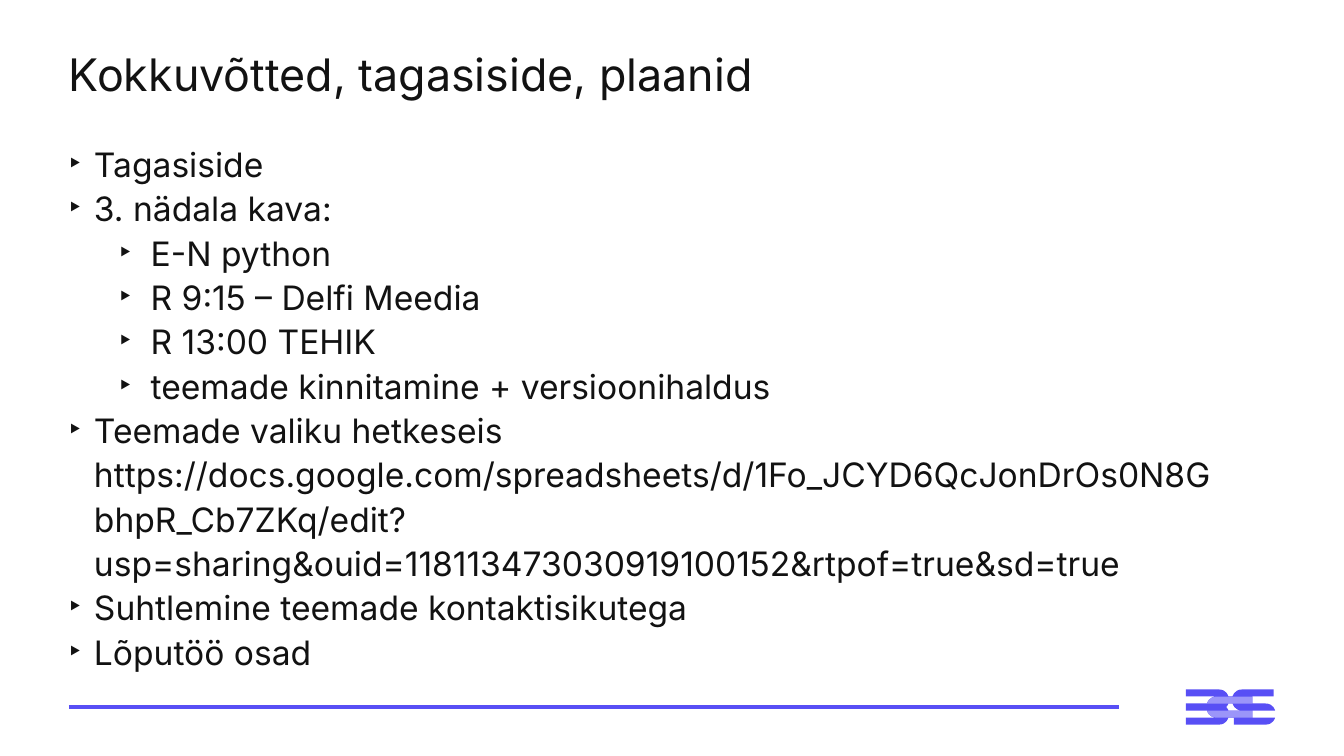
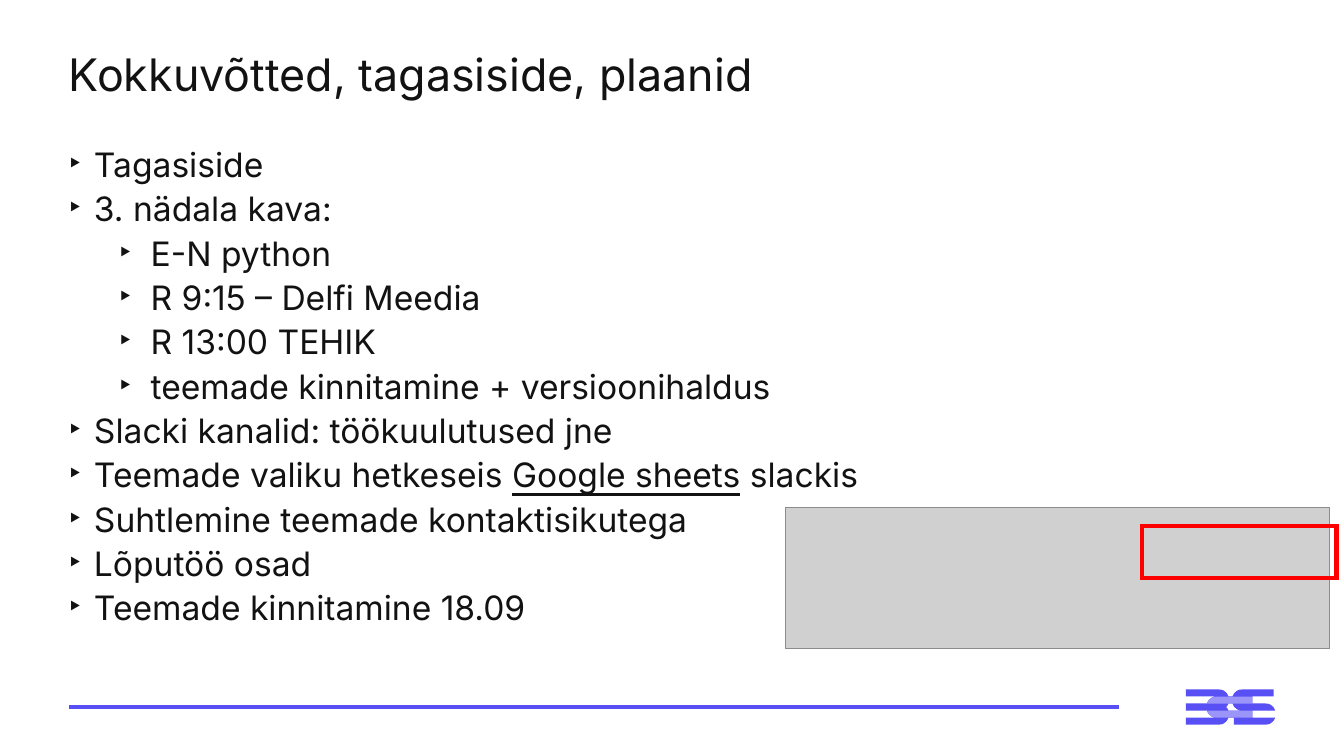
Before and after one commit to emilieabel/andmetarkus, a slide deck: slide 30 of Materjalid/Day10 Andmekaitse/10-paev-andmetarkus-esitlus.pptx. Drawn at 1344x756 pixels with LibreOffice and Linux fonts; fonts in the diff are those of the drawing; grey boxes stand for pictures. Boxes give left, top, right and bottom in pixels: in the first picture for what was removed or moved away, otherwise in the second. Text is boxed around its words. In the diff, an @@ line names an element or a change of style, - is before the commit and + after.

```diff
--- a/Materjalid/Day10 Andmekaitse/10-paev-andmetarkus-esitlus.pptx
+++ b/Materjalid/Day10 Andmekaitse/10-paev-andmetarkus-esitlus.pptx
@@ text at box(94, 417, 858, 495): text changed @@
-‣ Teemade valiku hetkeseis https://docs.google.com/spreadsheets/d/1Fo_JCYD6QcJonDrOs0N8GbhpR_Cb7ZKq/edit?usp=sharing&ouid=118113473030919100152&rtpof=true&sd=true
+‣ Slacki kanalid: töökuulutused jne
+‣ Teemade valiku hetkeseis Google sheets slackis
@@ picture added at box(785, 507, 1330, 648) @@
@@ rectangle added at box(1142, 526, 1337, 579), outline #FF0000 3 pt @@
@@ text at box(94, 594, 526, 621): paragraph added @@
+‣ Teemade kinnitamine 18.09
```
Also in this commit, not shown: 1 other file.
